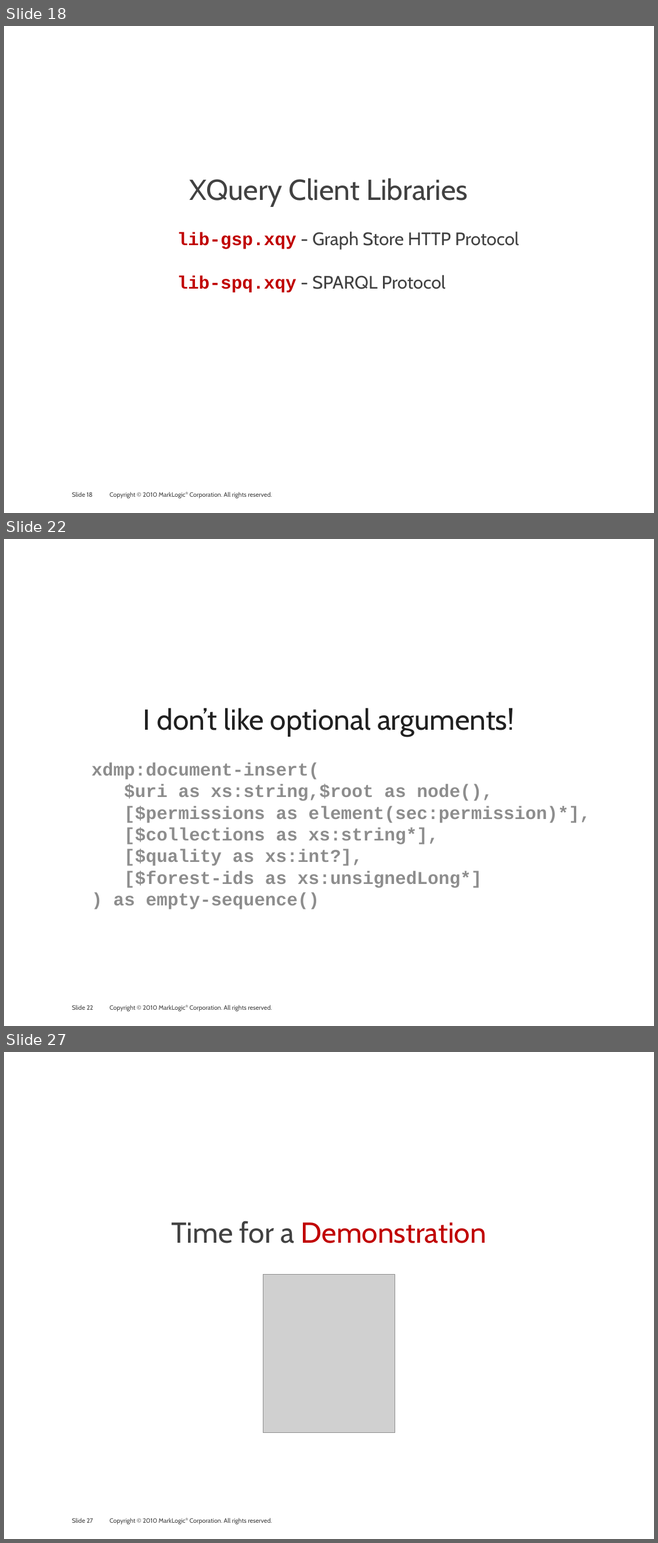
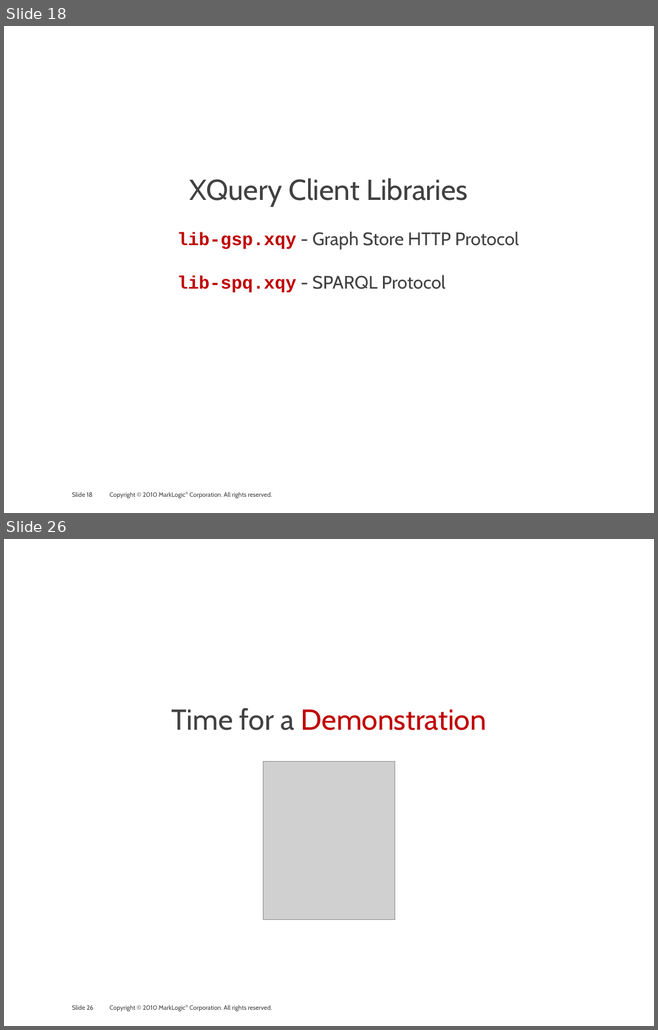
Before and after one commit to philipfennell/grasp, a slide deck: docs/marklogic_and_the_linked-data_connection.pptx. Shown one above the other, each under a label of ours: slides 18, 22 and 27 before the commit, slides 18 and 26 after it; the slides between them are not shown. The pictures are 658x1543 and 658x1030 pixels, drawn with LibreOffice and Linux fonts; fonts in the diff are those of the drawing; grey boxes stand for pictures; background and template pictures are left out. Boxes give left, top, right and bottom in pixels: in the first picture for what was removed or moved away, otherwise in the second. Text is boxed around its words. In the diff, an @@ line names an element or a change of style, - is before the commit and + after.

```diff
--- a/docs/marklogic_and_the_linked-data_connection.pptx
+++ b/docs/marklogic_and_the_linked-data_connection.pptx
@@ slide 22 removed at (x1=4, y1=539, x2=654, y2=1026), background #FFFFFF; not listed: 2 template elements that a slide beside it also shows @@
@@ text removed at (x1=92, y1=708, x2=590, y2=910) @@
-I don’t like optional arguments!
-  xdmp:document-insert(
-    $uri as xs:string,$root as node(),
-    [$permissions as element(sec:permission)*],
-    [$collections as xs:string*],
-    [$quality as xs:int?],
-    [$forest-ids as xs:unsignedLong*]
-  ) as empty-sequence()
@@ what was slide 27 is now slide 26 @@
@@ page number at (x1=72, y1=1005, x2=93, y2=1010): text changed @@
-Slide 27
+Slide 26
```
Also in this commit, not shown: 15 slides changed, 1 slide added, 1 other slide removed.
